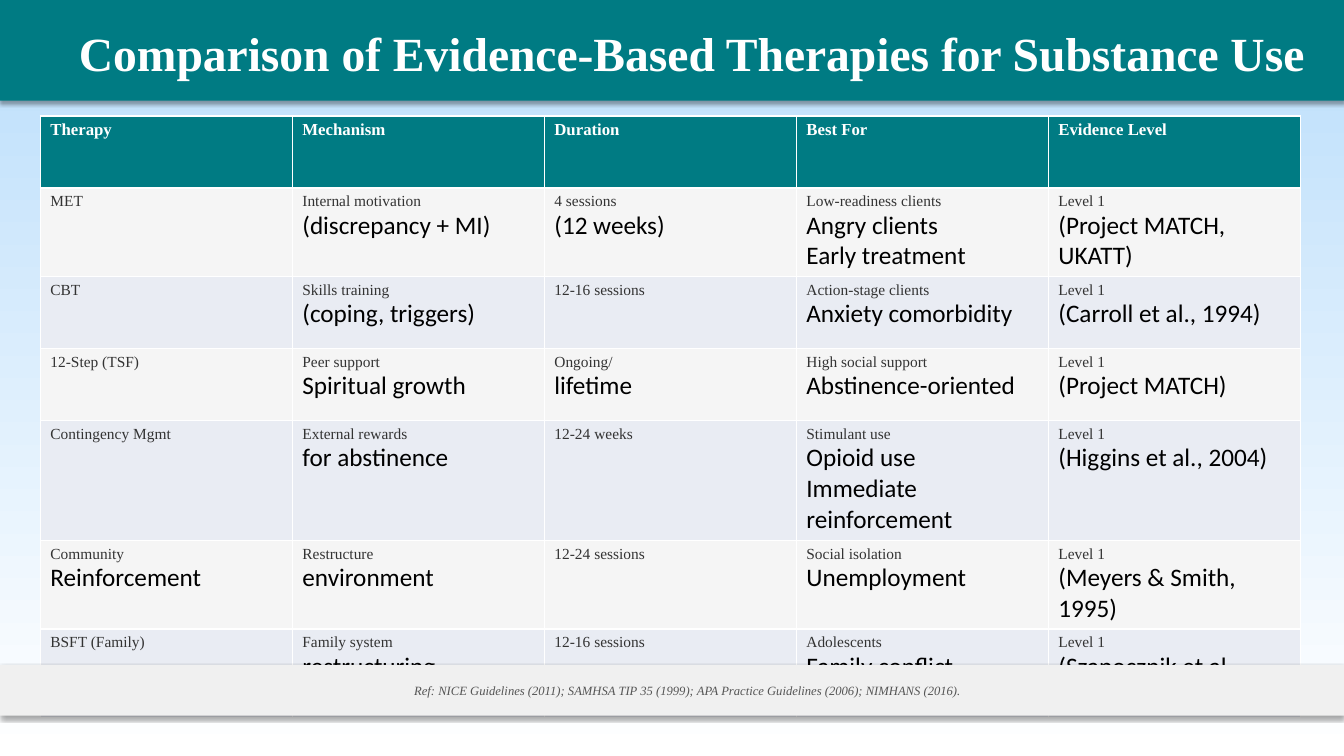
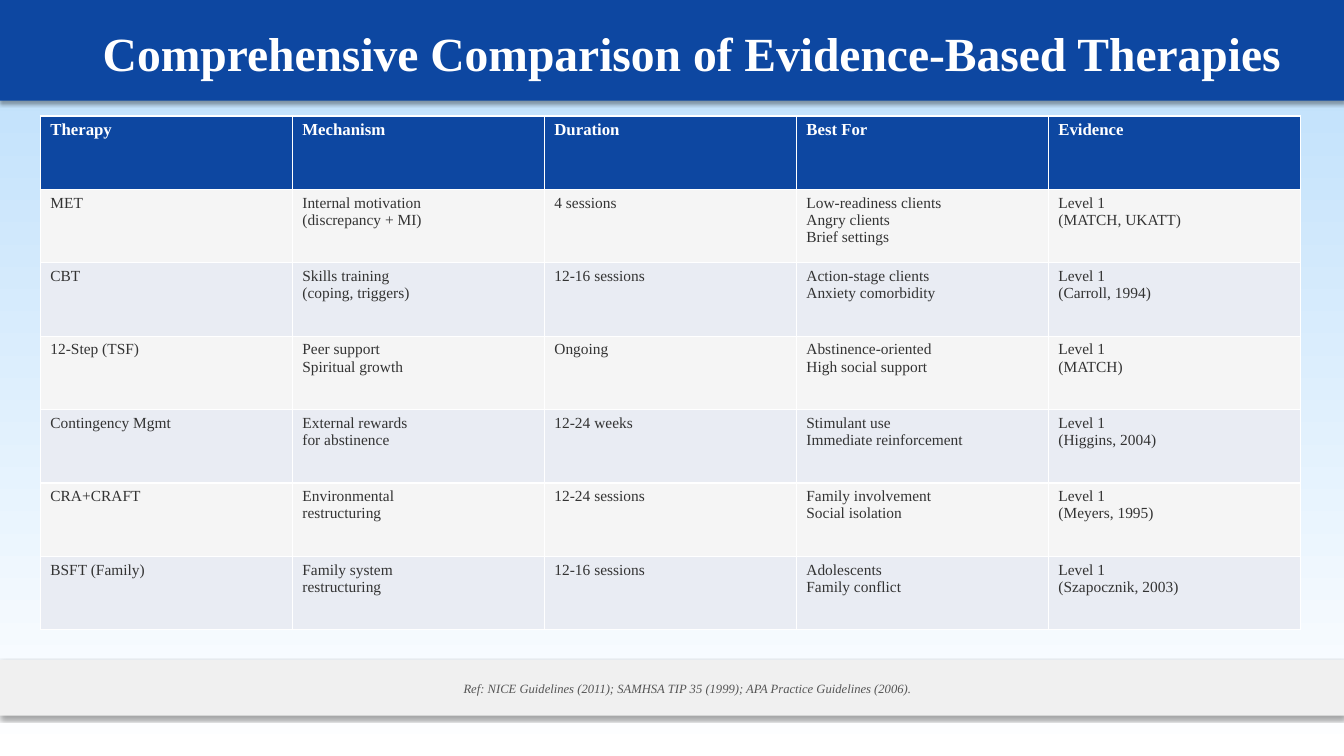
Before and after one commit to tejasdangodra786-byte/Dango-kiro, a slide deck: slide 48 of MET_Comprehensive_Presentation.pptx (slide 47 before the commit). Drawn at 1344x756 pixels with LibreOffice and Linux fonts; fonts in the diff are those of the drawing. Boxes give left, top, right and bottom in pixels: in the first picture for what was removed or moved away, otherwise in the second. Text is boxed around its words. In the diff, an @@ line names an element or a change of style, - is before the commit and + after.

Commit message:
MET Presentation v4.2: 79 slides - fixed overlaps + new sections
- FIXED: Strict zone layout (Title 0-1.0, Content 1.15-6.4, Ref 6.55-7.1) - NO overlaps
- KEPT: All original v4 content (62 slides worth of content preserved)
- ADDED: Section 8 - Comparison with Other Therapies (MET vs CBT, 12-Step, table)
- ADDED: Family & Caregiver involvement (CRAFT, stepped care, psychoeducation)
- ADDED: MET as pretreatment enhancer research
- ADDED: Section 9 - Comorbid Psychiatric Disorders (PD, Depression, Anxiety/PTSD, Bipolar, Psychosis, ADHD, ED)
- ADDED: Summary table of all adaptations
- ADDED: Cultural adaptations for India
- ADDED: Medication adherence using MI
- ADDED: Training & supervision guidelines
- ADDED: Limitations & when MET is insufficient
- ADDED: Evidence table by population
- ADDED: Therapist skills checklist
- ADDED: Ethical considerations
- 79 slides total (~80 as requested)
- References on every slide from research

```diff
--- a/MET_Comprehensive_Presentation.pptx
+++ b/MET_Comprehensive_Presentation.pptx
@@ rectangle "Comprehensive Comparison of Evidence-Based Therapies" at (0,0,1344,101): fill #007B83 to #0D47A1 @@
@@ text in rectangle at (103,37,1280,81): text changed @@
-Comparison of Evidence-Based Therapies for Substance Use
+Comprehensive Comparison of Evidence-Based Therapies
@@ table at (40,116,1301,630) @@
-row 1, column 5: Evidence Level
+row 1, column 5: Evidence
-row 2: MET | Internal motivation / (discrepancy + MI) | 4 sessions / (12 weeks) | Low-readiness clients / Angry clients / Early treatment | Level 1 / (Project MATCH, UKATT)
+row 2: MET | Internal motivation / (discrepancy + MI) | 4 sessions | Low-readiness clients / Angry clients / Brief settings | Level 1 / (MATCH, UKATT)
-row 3, column 5: Level 1 / (Carroll et al., 1994)
+row 3, column 5: Level 1 / (Carroll, 1994)
-row 4: 12-Step (TSF) | Peer support / Spiritual growth | Ongoing/ / lifetime | High social support / Abstinence-oriented | Level 1 / (Project MATCH)
+row 4: 12-Step (TSF) | Peer support / Spiritual growth | Ongoing | Abstinence-oriented / High social support | Level 1 / (MATCH)
-row 5, column 4: Stimulant use / Opioid use / Immediate reinforcement
+row 5, column 4: Stimulant use / Immediate reinforcement
-row 5, column 5: Level 1 / (Higgins et al., 2004)
+row 5, column 5: Level 1 / (Higgins, 2004)
-row 6: Community / Reinforcement | Restructure / environment | 12-24 sessions | Social isolation / Unemployment | Level 1 / (Meyers & Smith, 1995)
+row 6: CRA+CRAFT | Environmental / restructuring | 12-24 sessions | Family involvement / Social isolation | Level 1 / (Meyers, 1995)
-row 7, column 5: Level 1 / (Szapocznik et al., 2003)
+row 7, column 5: Level 1 / (Szapocznik, 2003)
@@ fill #007B83 to #0D47A1 in row 1 @@
@@ size 18 to 11 pt, font Calibri to Times New Roman, text colour #000000 to #333333 in "(discrepancy + MI)", "(coping, triggers)", "Anxiety comorbidity", "Spiritual growth" and 3 more places @@
@@ rectangle "Ref: NICE Guidelines (2011); SAMHSA ...": place and size @@
-rectangle "Ref: NICE Guidelines (2011); SAMHSA ..." at (0,665,1344,716)
+rectangle "Ref: NICE Guidelines (2011); SAMHSA ..." at (0,660,1344,716)
@@ text in rectangle at (464,684,911,696): text changed @@
-Ref: NICE Guidelines (2011); SAMHSA TIP 35 (1999); APA Practice Guidelines (2006); NIMHANS (2016).
+Ref: NICE Guidelines (2011); SAMHSA TIP 35 (1999); APA Practice Guidelines (2006).
```
Also in this commit, not shown: 53 other slides changed, 16 slides added, 2 slides removed, 1 other file.
